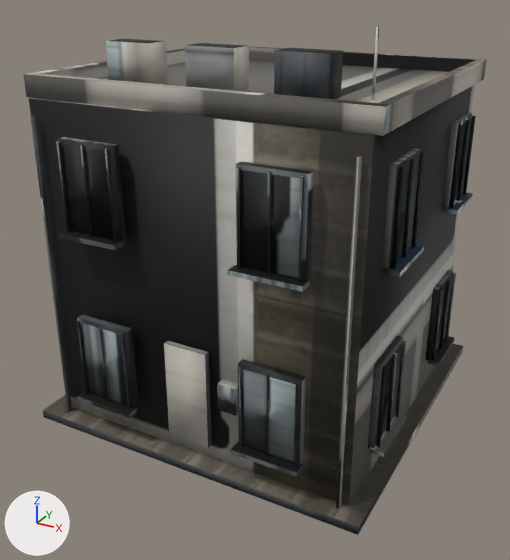
Two versions of the OBJ model App/assets/lod/buildings/commercial/public_006.lod1.obj, one commit apart.
Before and after are seen from a 50 mm lens placed at (5.81, -11.2, 7.84), pointed at (-0.07, -0.49, 2.48). The lights are fixed; the arrows at lower left show +X, +Y and +Z. The first picture is the older version. Where no turn or scale is listed for an object, it has been applied to the vertices.

Script lines for the objects in view, before the commit:
```python
me_public_006 = bpy.data.meshes.new('public_006')
me_public_006.from_pydata(...)  # 967 vertices, 1335 faces; spans x -3.2..3.2, y -3.28..3.45, z 0.0..7.1
me_public_006.materials.append(mat_public_006_baked)  # picture img_public_006_diffuse_png
ob_public_006 = bpy.data.objects.new('public_006', me_public_006)
ob_public_006.location = (0.0, 0.0, 0.0)
```
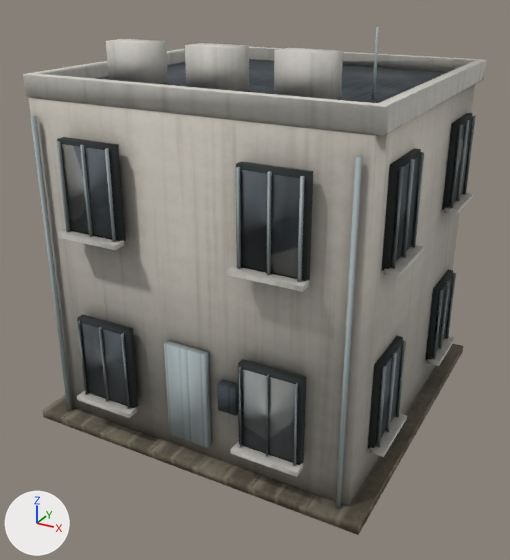
Location of each change, [x1, y1, x2, y2] in pixels of the pictures (510 x 560 px; the box of a moved part takes in the faces that stretch with it):
part 1 of me_public_006, moved or reshaped: before [23, 46, 487, 465]; after [23, 47, 487, 466]
part 2 of me_public_006, surface changed (black to grey): [29, 26, 476, 535] in both

The change, as a list of edits to the scene's bpy script:
```text
Change me_public_006:
    used by ob_public_006; location = (0.0, 0.0, 0.0)
    remove me_public_006.from_pydata(...)  # 967 vertices, 1335 faces; spans x -3.2..3.2, y -3.28..3.45, z 0.0..7.1
    add me_public_006.from_pydata(...)  # 1021 vertices, 1336 faces, 6 loose edges; spans x -3.2..3.2, y -3.28..3.45, z 0.0..7.1
    me_public_006 part 1
    60 vertices are removed from x -3.08..3.08, y -3.17..2.76, z 0.83..6.32
    255 faces are deleted
    4 vertices move within x -2.84..3.0, y -2.64..2.64, z 5.96..6.08
    55 vertices are added at x -3.07..3.07, y -3.12..2.76, z 0.84..6.32
    26 new vertices lie (0.0, 0.0, -1.47) away from vertices in x -3.07..3.07, y -3.17..-1.58, z 2.31..5.41
    5 new vertices lie (-0.02, 0.06, -1.62) away from vertices in x -1.44..1.2, y 2.7, z 2.46..5.56
    5 new vertices lie (0.04, 0.0, 0.0) away from vertices in x -1.46..1.18, y 2.76, z 0.84..3.94
    5 new vertices lie (0.0, 0.02, -1.47) away from vertices in x -3.02..3.02, y -2.08..1.6, z 2.31..5.41
    7 new vertices lie (0.0, -0.04, 0.0) away from vertices in x -3.07..3.02, y -2.06..1.62, z 0.84..3.94
    6 new vertices lie (0.05, 0.0, 0.0) away from vertices in x -3.07..3.02, y -1.58..1.62, z 0.84..3.94
    5 new vertices lie (0.0, 0.04, 0.0) away from vertices in x -3.07..3.07, y -1.62..1.58, z 5.41
    6 loose edges are added
    256 new faces join them
    me_public_006 part 2: 1080 kept faces spanning x -3.2..3.2, y -3.28..3.45, z 0.0..7.1 get new texture (UV) coordinates
```
